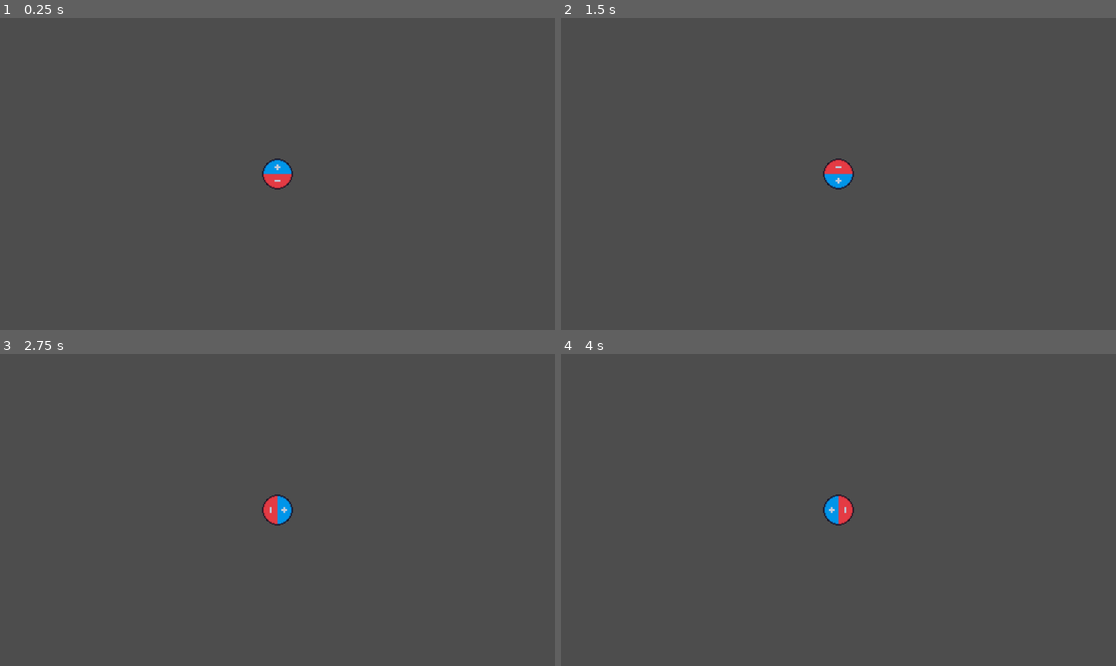
Above: before the commit, frames 1-4 (two rows, left to right).
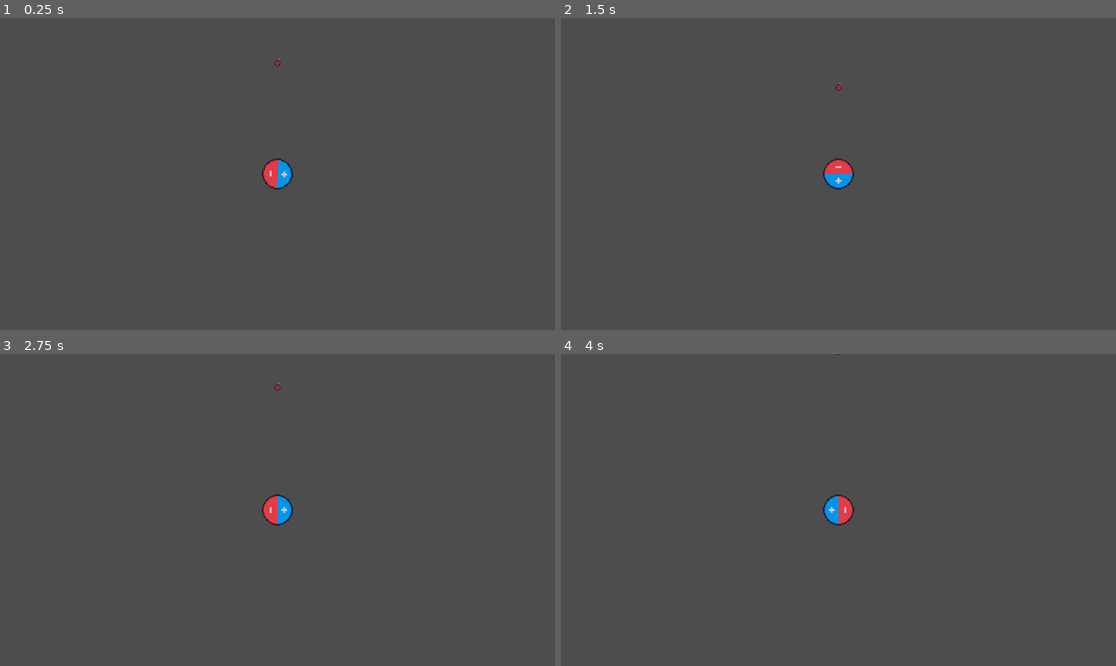
Above: after the commit, the same moments.

Repository: yellowloon/Magnet-Mayhem
Game: Godot game, scene res://assets/scenes/main.tscn
Same seed, same stepped clock (60 frames per second), same inputs: the game is played once before the commit and once after it.
Inputs:
- Up to frame 1 (0.25 s): no input
- Up to frame 2 (1.5 s): tap Enter at 0.5 s; hold D (Right) 0.53-1.28 s; tap Space at 1.25 s; hold S (Down) from 1.28 s (still down)
- Up to frame 3 (2.75 s): tap Enter at 2 s; release S (Down) at 2.03 s; hold D (Right) from 2.03 s (still down)
- Up to frame 4 (4 s): tap Space at 2.75 s; release D (Right) at 2.78 s; hold W (Up) 2.78-3.53 s; tap Enter at 3.5 s; hold A (Left) from 3.53 s (still down)

The runs differ from the first frame. In frame 1, 0.3% of the frame differs, in the area x 47-53%, y 12-56%; in frame 2, less than 0.1%; in frame 3, less than 0.1%; in frame 4, less than 0.1%.

Commit message:
Explosion Damage

Diff:
--- /dev/null
+++ b/assets/resources/Explosion.tres
@@ -0,0 +1,6 @@
+[gd_resource type="Resource" script_class="ExplosiveOnHit" load_steps=2 format=3 uid="uid://biifs5s073wc7"]
+
+[ext_resource type="Script" path="res://assets/scripts/ExplosiveOnHit.gd" id="1_des47"]
+
+[resource]
+script = ExtResource("1_des47")
--- a/assets/scenes/magnetables.gd
+++ b/assets/scenes/magnetables.gd
@@ -1,15 +1,55 @@
 extends Area2D
 
 @export var Charge : int
+@export var PlayerHitAction : onhitplayer
+var dir = Vector2(0,0)
+var axis
+var repulsing = false
+var attracting = false
 # Called when the node enters the scene tree for the first time.
 func _ready():
+	SignalingSingleton.UpdateMagnetables.connect(UpdateState)
+	if self.position.y == 0:
+		axis = "x"
+		dir = Vector2(-self.position.x / abs(self.position.x),0)
+	else:
+		axis = "y"
+		dir = Vector2(0,-self.position.y / abs(self.position.y))
+
 	pass # Replace with function body.
 
 
 # Called every frame. 'delta' is the elapsed time since the previous frame.
 func _process(delta):
+	self.position += dir
 	pass
 func MagnetBeam(MagnetCharge):
+	if attracting == true or repulsing == true:
+		return
 	if MagnetCharge == Charge:
+		dir = Vector2(-dir.x,-dir.y)
+		repulsing = true
+	else:
+		dir = Vector2(dir.x * 2, dir.y * 2)
+		attracting = true
 		pass
+
 	pass
+func UpdateState():
+	attracting = false
+	if repulsing == true:
+		return
+	if self.position.y == 0:
+		axis = "x"
+		dir = Vector2(-self.position.x / abs(self.position.x),0)
+	else:
+		axis = "y"
+		dir = Vector2(0,-self.position.y / abs(self.position.y))
+	pass
+
+
+func _on_area_entered(area):
+	print("john")
+	PlayerHitAction.OnHit()
+	self.queue_free()
+	pass # Replace with function body.
--- a/assets/scenes/magnetables.tscn
+++ b/assets/scenes/magnetables.tscn
@@ -1,22 +1,25 @@
 [gd_scene load_steps=6 format=3 uid="uid://dhkyj2kbyl1sa"]
 
 [ext_resource type="Script" path="res://assets/scenes/magnetables.gd" id="1_ia0t5"]
-[ext_resource type="Shader" path="res://assets/scripts/Emissive.gdshader" id="2_eaemk"]
+[ext_resource type="Script" path="res://assets/scripts/ExplosiveOnHit.gd" id="2_gb02s"]
 [ext_resource type="Texture2D" uid="uid://dm55203sopc35" path="res://assets/sprites/bomb.png" id="3_tsn5l"]
 
-[sub_resource type="ShaderMaterial" id="ShaderMaterial_57dd3"]
-shader = ExtResource("2_eaemk")
-shader_parameter/emmissive_color = Color(1, 1, 1, 1)
+[sub_resource type="Resource" id="Resource_fimu7"]
+script = ExtResource("2_gb02s")
 
 [sub_resource type="RectangleShape2D" id="RectangleShape2D_tdkgf"]
 
 [node name="Magnetables" type="Area2D"]
+collision_mask = 2
 script = ExtResource("1_ia0t5")
+Charge = -1
+PlayerHitAction = SubResource("Resource_fimu7")
 
 [node name="Sprite2D" type="Sprite2D" parent="."]
 texture_filter = 1
-material = SubResource("ShaderMaterial_57dd3")
 texture = ExtResource("3_tsn5l")
 
 [node name="CollisionShape2D" type="CollisionShape2D" parent="."]
 shape = SubResource("RectangleShape2D_tdkgf")
+
+[connection signal="area_entered" from="." to="." method="_on_area_entered"]
--- a/assets/scenes/main.tscn
+++ b/assets/scenes/main.tscn
@@ -1,5 +1,6 @@
-[gd_scene load_steps=2 format=3 uid="uid://bwy0jr787hrps"]
+[gd_scene load_steps=3 format=3 uid="uid://bwy0jr787hrps"]
 
+[ext_resource type="PackedScene" uid="uid://dhkyj2kbyl1sa" path="res://assets/scenes/magnetables.tscn" id="2_2cdeg"]
 [ext_resource type="PackedScene" uid="uid://qd5dirr4kxtw" path="res://assets/scenes/player.tscn" id="3_y17qn"]
 
 [node name="main" type="Node2D"]
@@ -7,3 +8,6 @@
 [node name="Player" parent="." instance=ExtResource("3_y17qn")]
 
 [node name="Camera2D" type="Camera2D" parent="."]
+
+[node name="Magnetables" parent="." instance=ExtResource("2_2cdeg")]
+position = Vector2(0, -247)
--- a/assets/scenes/player.tscn
+++ b/assets/scenes/player.tscn
@@ -1,10 +1,14 @@
-[gd_scene load_steps=4 format=3 uid="uid://qd5dirr4kxtw"]
+[gd_scene load_steps=5 format=3 uid="uid://qd5dirr4kxtw"]
 
 [ext_resource type="Script" path="res://assets/scripts/player.gd" id="1_sf84n"]
 [ext_resource type="Texture2D" uid="uid://btwsxtk68tvgo" path="res://assets/sprites/Magnet.png" id="2_g7pio"]
 [ext_resource type="Script" path="res://assets/scripts/MagnetCast.gd" id="3_nblp7"]
 
+[sub_resource type="CircleShape2D" id="CircleShape2D_y6jjo"]
+radius = 31.4006
+
 [node name="Player" type="CharacterBody2D"]
+rotation = 1.64934
 script = ExtResource("1_sf84n")
 
 [node name="Sprite2D" type="Sprite2D" parent="."]
@@ -14,10 +18,19 @@
 
 [node name="CobaltPullerExplosionPusher" type="RayCast2D" parent="."]
 target_position = Vector2(0, 250)
+collide_with_areas = true
 script = ExtResource("3_nblp7")
 Charge = -1
 
 [node name="ExplosionPullerCobaltPusher" type="RayCast2D" parent="."]
 target_position = Vector2(0, -250)
+collide_with_areas = true
 script = ExtResource("3_nblp7")
 Charge = 1
+
+[node name="Area2D" type="Area2D" parent="."]
+collision_layer = 2
+collision_mask = 2
+
+[node name="CollisionShape2D" type="CollisionShape2D" parent="Area2D"]
+shape = SubResource("CircleShape2D_y6jjo")
--- /dev/null
+++ b/assets/scripts/ExplosiveOnHit.gd
@@ -0,0 +1,8 @@
+extends onhitplayer
+class_name ExplosiveOnHit
+
+func OnHit():
+	#player boom anim / particles
+	SignalingSingleton.DmgPlayer()
+	print(SignalingSingleton.Health)
+	pass
--- /dev/null
+++ b/assets/scripts/OnHitPlayer.gd
@@ -0,0 +1,5 @@
+extends Resource
+class_name onhitplayer
+
+func OnHit():
+	pass
--- /dev/null
+++ b/assets/scripts/SignalingSingleton.gd
@@ -0,0 +1,15 @@
+extends Node
+
+var Health = 3
+signal UpdateMagnetables
+# Called when the node enters the scene tree for the first time.
+func _ready():
+	pass # Replace with function body.
+
+
+# Called every frame. 'delta' is the elapsed time since the previous frame.
+func _process(delta):
+	pass
+func DmgPlayer():
+	Health -= 1
+	pass
--- a/assets/scripts/player.gd
+++ b/assets/scripts/player.gd
@@ -10,10 +10,14 @@
 	# Get the input direction and handle the movement/deceleration.
 	# As good practice, you should replace UI actions with custom gameplay actions.
 	if Input.is_action_just_pressed("Up"):
+		SignalingSingleton.UpdateMagnetables.emit()
 		self.rotation_degrees = 0
 	if Input.is_action_just_pressed("Down"):
+		SignalingSingleton.UpdateMagnetables.emit()
 		self.rotation_degrees = 180
 	if Input.is_action_just_pressed("Left"):
+		SignalingSingleton.UpdateMagnetables.emit()
 		self.rotation_degrees = 270
 	if Input.is_action_just_pressed("Right"):
+		SignalingSingleton.UpdateMagnetables.emit()
 		self.rotation_degrees = 90
--- a/project.godot
+++ b/project.godot
@@ -14,6 +14,10 @@
 run/main_scene="res://assets/scenes/main.tscn"
 config/features=PackedStringArray("4.3", "GL Compatibility")
 config/icon="res://icon.svg"
+
+[autoload]
+
+SignalingSingleton="*res://assets/scripts/SignalingSingleton.gd"
 
 [display]
 
Binary file added: assets/sprites/bomb_e.png
Not shown, changed: assets/sprites/bomb_e.png.import
